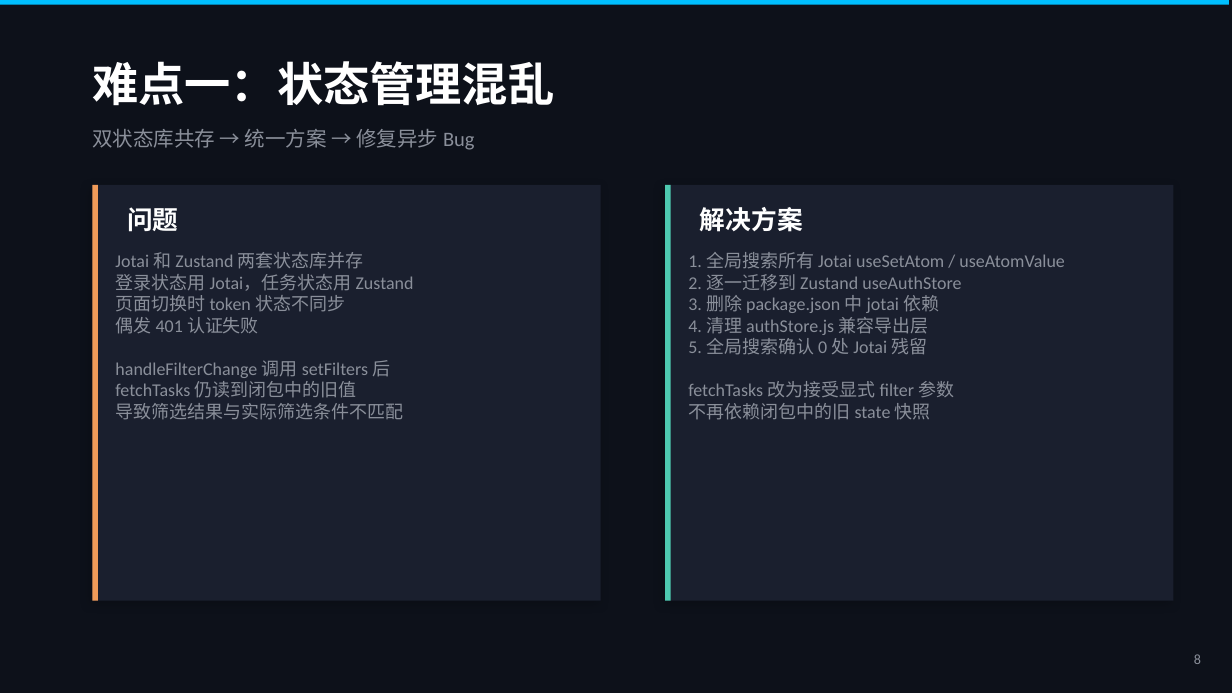
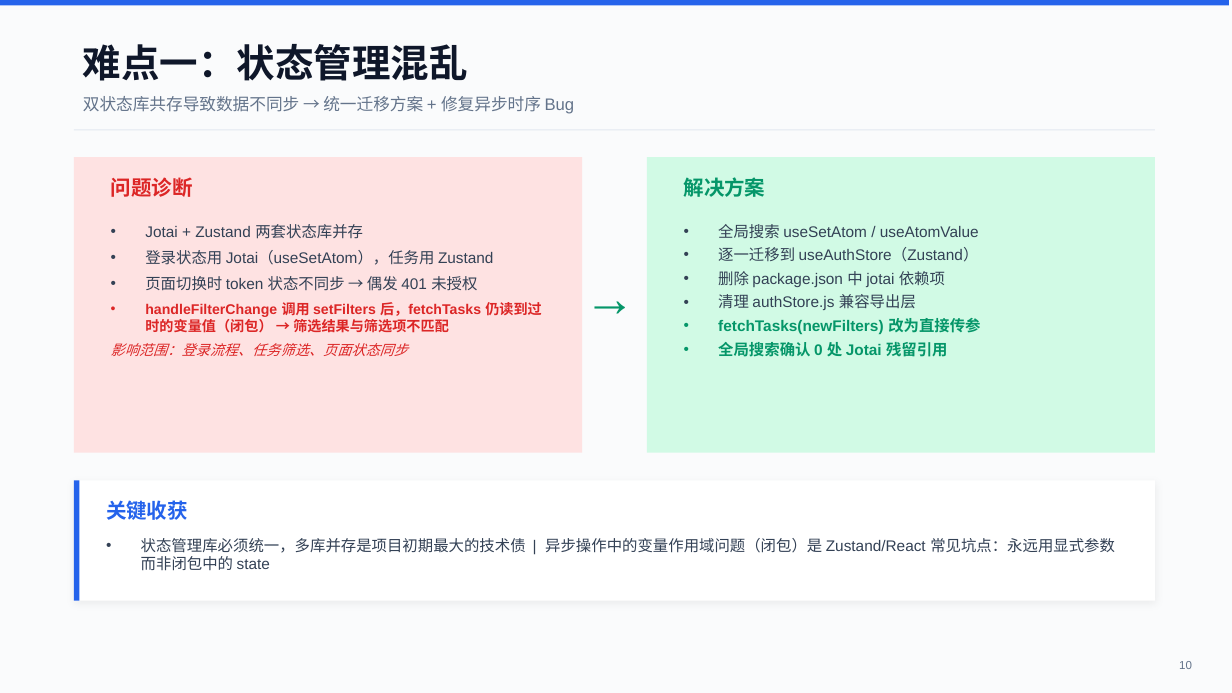
Before and after one commit to ct0307/task-management-system, a slide deck: slide 10 of ppt/轻量化任务管理系统_答辩PPT.pptx (slide 8 before the commit). Drawn at 1232x693 pixels with LibreOffice and Linux fonts; fonts in the diff are those of the drawing. Boxes give left, top, right and bottom in pixels: in the first picture for what was removed or moved away, otherwise in the second. Text is boxed around its words. In the diff, an @@ line names an element or a change of style, - is before the commit and + after.

```diff
--- a/ppt/轻量化任务管理系统_答辩PPT.pptx
+++ b/ppt/轻量化任务管理系统_答辩PPT.pptx
@@ background #0D111A to #FAFBFC @@
@@ rectangle at (0, 0, 1229, 6): fill #00BFFF to #2563EB @@
@@ text "难点一：状态管理混乱": place and size @@
-text "难点一：状态管理混乱" at (92, 61, 554, 106)
+text "难点一：状态管理混乱" at (83, 44, 468, 81)
@@ text "难点一：状态管理混乱" at (83, 44, 468, 81): size 36 to 30 pt, font Montserrat to Arial, text colour #FFFFFF to #0F172A @@
@@ text at (83, 96, 575, 114): text changed; size 16 to 13 pt; font Calibri to Arial; text colour #8A8F9A to #64748B @@
-双状态库共存 → 统一方案 → 修复异步 Bug
+双状态库共存导致数据不同步 → 统一迁移方案 + 修复异步时序 Bug
@@ rectangle added at (74, 129, 1155, 130), fill #E2E8F0 @@
@@ rectangle: place and size @@
-rectangle at (92, 185, 601, 601)
+rectangle at (74, 157, 582, 453)
@@ rectangle at (74, 157, 582, 453): fill #1A1F2E to #FEE2E2; shadow off @@
@@ text at (111, 177, 193, 197): text changed; size 20 to 16 pt; font Montserrat to Arial; text colour #FFFFFF to #DC2626 @@
-问题
+问题诊断
@@ rectangle: place and size @@
-rectangle at (665, 185, 1174, 601)
+rectangle at (647, 157, 1155, 453)
@@ rectangle at (647, 157, 1155, 453): fill #1A1F2E to #D1FAE5; shadow off @@
@@ text "解决方案": place and size @@
-text "解决方案" at (700, 207, 803, 232)
+text "解决方案" at (684, 177, 766, 197)
@@ text "解决方案" at (684, 177, 766, 197): size 20 to 16 pt, font Montserrat to Arial, text colour #FFFFFF to #059669 @@
@@ rectangle removed at (92, 185, 98, 601) @@
@@ rectangle removed at (665, 185, 671, 601) @@
@@ text at (111, 224, 542, 356): text changed; size 14 to 11 pt; font Calibri to Arial; text colour #8A8F9A to #DC2626 @@
-Jotai 和 Zustand 两套状态库并存
-登录状态用 Jotai，任务状态用 Zustand
-页面切换时 token 状态不同步
-偶发 401 认证失败
-handleFilterChange 调用 setFilters 后
-fetchTasks 仍读到闭包中的旧值
-导致筛选结果与实际筛选条件不匹配
+• Jotai + Zustand 两套状态库并存
+• 登录状态用 Jotai（useSetAtom），任务用 Zustand
+• 页面切换时 token 状态不同步 → 偶发 401 未授权
+• handleFilterChange 调用 setFilters 后，fetchTasks 仍读到过时的变量值（闭包） → 筛选结果与筛选项不匹配
+影响范围：登录流程、任务筛选、页面状态同步
@@ text at (718, 224, 980, 357): text changed; size 14 to 12 pt; font Calibri to Arial; text colour #8A8F9A to #334155 @@
-1. 全局搜索所有 Jotai useSetAtom / useAtomValue
-2. 逐一迁移到 Zustand useAuthStore
-3. 删除 package.json 中 jotai 依赖
-4. 清理 authStore.js 兼容导出层
-5. 全局搜索确认 0 处 Jotai 残留
-fetchTasks 改为接受显式 filter 参数
-不再依赖闭包中的旧 state 快照
+• 全局搜索 useSetAtom / useAtomValue
+• 逐一迁移到 useAuthStore（Zustand）
+• 删除 package.json 中 jotai 依赖项
+• 清理 authStore.js 兼容导出层
+• fetchTasks(newFilters) 改为直接传参
+• 全局搜索确认 0 处 Jotai 残留引用
@@ text added at (564, 259, 656, 333), 40 pt, text #059669, bold @@
+→
@@ rectangle added at (74, 481, 1155, 601), fill #FFFFFF @@
@@ rectangle added at (74, 481, 79, 601), fill #2563EB @@
@@ text added at (106, 500, 188, 520), 16 pt, text #2563EB, bold @@
+关键收获
@@ text added at (141, 538, 1115, 571), 12 pt, text #334155 @@
+• 状态管理库必须统一，多库并存是项目初期最大的技术债 | 异步操作中的变量作用域问题（闭包）是 Zustand/React 常见坑点：永远用显式参数而非闭包中的 state
@@ text removed at (1194, 654, 1201, 664) @@
-8
@@ text added at (1179, 661, 1192, 669), 9 pt, text #64748B @@
+10
```
Also in this commit, not shown: 9 other slides changed, 6 slides added, 2 slides removed, 7 other files.
